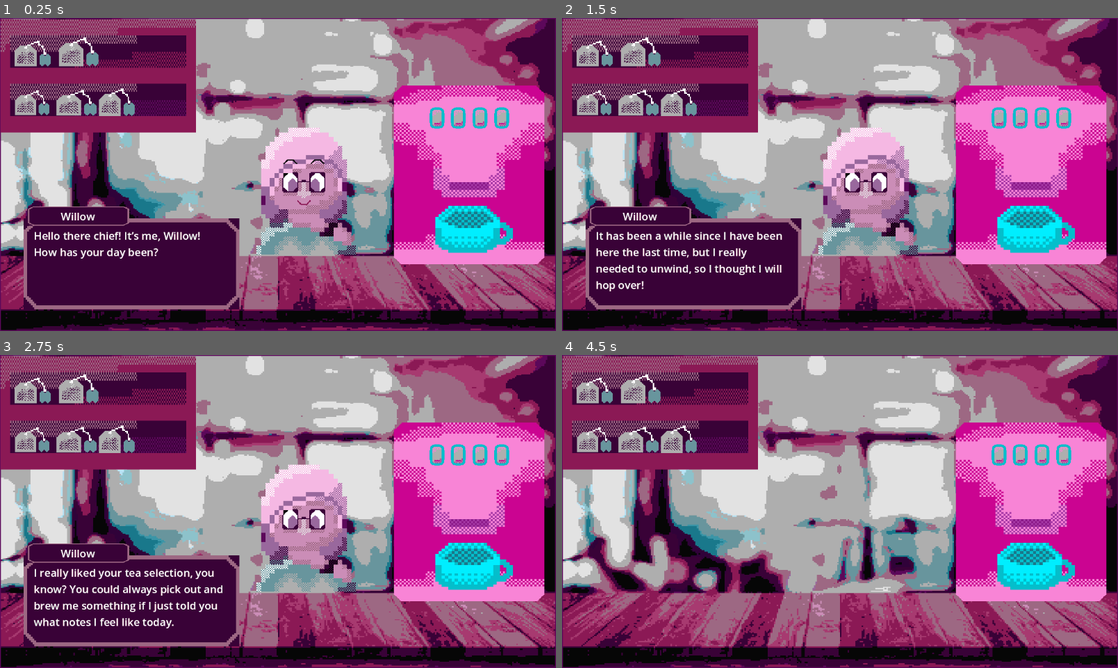
Above: before the commit, frames 1-4 (two rows, left to right).
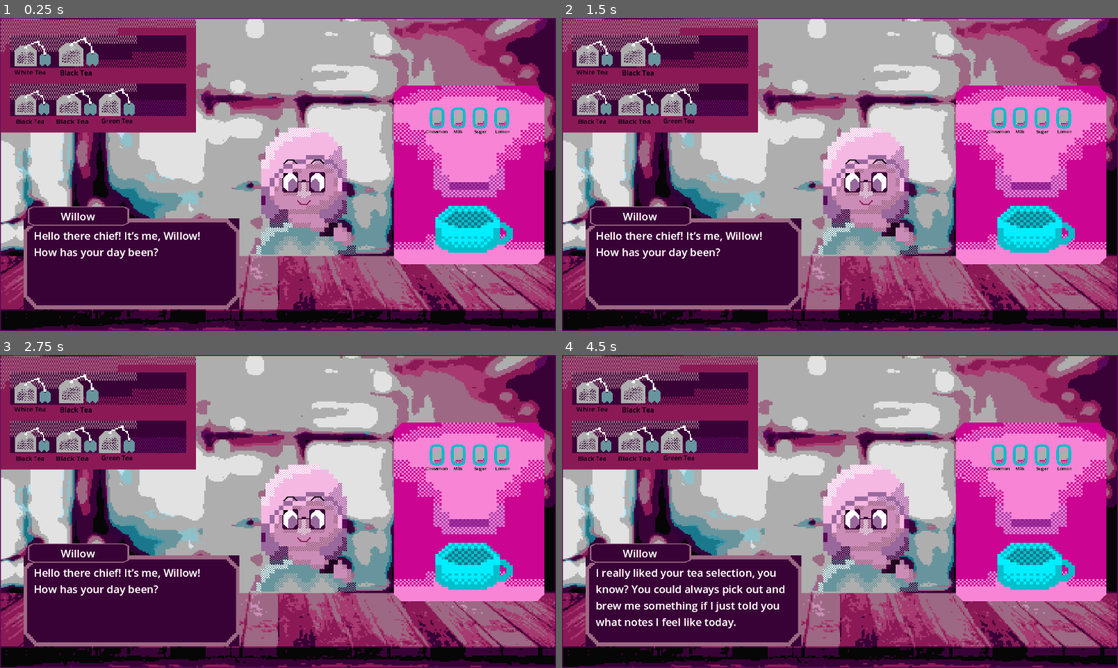
Above: after the commit, the same moments.

Repository: RadiantUwU/WildAndProud2024
Game: Godot game, scene res://scenes/Levels/test.tscn
Same seed, same stepped clock (60 frames per second), same inputs: the game is played once before the commit and once after it.
Inputs (mouse positions are in pixels of both pictures, inside the frame that each line leads up to):
- Up to frame 1 (0.25 s): no input
- Up to frame 2 (1.5 s): click (1001, 118) at 0.52 s; click (1001, 118) at 1.27 s
- Up to frame 3 (2.75 s): click (439, 455) at 2.02 s
- Up to frame 4 (4.5 s): tap Enter at 2.75, 4.25 s; move the mouse to (962, 495) at 2.77 s; click (962, 495) at 2.92 s; tap Space at 3.5 s; drag from (728, 527) to (812, 574) at 3.52 s; move the mouse to (895, 442) at 4.27 s; click (895, 442) at 4.42 s

The runs differ from the first frame. In frame 1, 0.3% of the frame differs, in the area x 2-92%, y 16-100%; in frame 2, 1.9%; in frame 3, 2.2%; in frame 4, 16%.

Commit message:
Add UI stuff idk

Diff:
--- a/scenes/Levels/test.tscn
+++ b/scenes/Levels/test.tscn
@@ -1,16 +1,20 @@
-[gd_scene load_steps=12 format=3 uid="uid://5py8gc3ytdgn"]
+[gd_scene load_steps=14 format=3 uid="uid://5py8gc3ytdgn"]
 
 [ext_resource type="Script" path="res://scripts/test.gd" id="1_kpo86"]
 [ext_resource type="Texture2D" uid="uid://bsl0ei16up5p1" path="res://textures/240_F_277308808_Zg0tLEPhfeu0oamHuUEWEnH0r3i1NmCm.jpg" id="2_mfr41"]
 [ext_resource type="Texture2D" uid="uid://c7lj8aw1ne8fk" path="res://textures/TeaMachine.png" id="3_ug6su"]
 [ext_resource type="Texture2D" uid="uid://doisrcnncdrlo" path="res://textures/Teagame Counter (2).png" id="4_m2eu7"]
 [ext_resource type="Texture2D" uid="uid://bp7ojdfvuq6jd" path="res://textures/TeaMachineButton.png" id="5_8chp2"]
+[ext_resource type="Texture2D" uid="uid://otgppsf48rx0" path="res://textures/VoxelGI.svg" id="6_he3lx"]
 [ext_resource type="Texture2D" uid="uid://c8fg2221shmyo" path="res://textures/Tea cup.png" id="6_s3qth"]
 [ext_resource type="Texture2D" uid="uid://cpcmi0xoc0q08" path="res://textures/Teagame teabag.zip.png" id="7_heehe"]
 [ext_resource type="Texture2D" uid="uid://brsyaibhi8f4e" path="res://textures/Teagame Paisley Default.png" id="8_77ps3"]
 [ext_resource type="Texture2D" uid="uid://bnyb53f3lxsq1" path="res://textures/Dialogue box.png" id="9_ehpko"]
 
 [sub_resource type="CompressedTexture2D" id="CompressedTexture2D_y1xyo"]
+
+[sub_resource type="LabelSettings" id="LabelSettings_0ep8u"]
+font_color = Color(0, 0, 0, 1)
 
 [sub_resource type="ParticleProcessMaterial" id="ParticleProcessMaterial_vuxh2"]
 particle_flag_disable_z = true
@@ -52,20 +56,108 @@
 scale = Vector2(0.235978, 0.223848)
 texture = ExtResource("5_8chp2")
 
+[node name="TextureButton" type="Button" parent="TeaMachine/TeaMachineButton"]
+self_modulate = Color(1, 1, 1, 0)
+anchors_preset = 15
+anchor_right = 1.0
+anchor_bottom = 1.0
+offset_left = -32.0
+offset_top = -51.0
+offset_right = -32.0
+offset_bottom = -51.0
+grow_horizontal = 2
+grow_vertical = 2
+
+[node name="Label" type="Label" parent="TeaMachine/TeaMachineButton"]
+texture_filter = 4
+offset_left = -49.5482
+offset_top = 50.9998
+offset_right = 30.4518
+offset_bottom = 73.9998
+scale = Vector2(1.182, 1.182)
+text = "Cinnamon"
+label_settings = SubResource("LabelSettings_0ep8u")
+
 [node name="TeaMachineButton2" type="Sprite2D" parent="TeaMachine"]
 position = Vector2(-11.2051, -61.2325)
 scale = Vector2(0.235978, 0.223848)
 texture = ExtResource("5_8chp2")
 
+[node name="TextureButton" type="Button" parent="TeaMachine/TeaMachineButton2"]
+self_modulate = Color(1, 1, 1, 0)
+anchors_preset = 15
+anchor_right = 1.0
+anchor_bottom = 1.0
+offset_left = -32.0
+offset_top = -51.0
+offset_right = -32.0
+offset_bottom = -51.0
+grow_horizontal = 2
+grow_vertical = 2
+
+[node name="Label" type="Label" parent="TeaMachine/TeaMachineButton2"]
+texture_filter = 4
+offset_left = -18.5808
+offset_top = 50.9998
+offset_right = 61.4192
+offset_bottom = 73.9998
+scale = Vector2(1.182, 1.182)
+text = "Milk"
+label_settings = SubResource("LabelSettings_0ep8u")
+
 [node name="TeaMachineButton3" type="Sprite2D" parent="TeaMachine"]
 position = Vector2(10.7181, -61.2325)
 scale = Vector2(0.235978, 0.223848)
 texture = ExtResource("5_8chp2")
 
+[node name="TextureButton" type="Button" parent="TeaMachine/TeaMachineButton3"]
+self_modulate = Color(1, 1, 1, 0)
+anchors_preset = 15
+anchor_right = 1.0
+anchor_bottom = 1.0
+offset_left = -32.0
+offset_top = -51.0
+offset_right = -32.0
+offset_bottom = -51.0
+grow_horizontal = 2
+grow_vertical = 2
+
+[node name="Label" type="Label" parent="TeaMachine/TeaMachineButton3"]
+texture_filter = 4
+offset_left = -22.7102
+offset_top = 50.9998
+offset_right = 57.2898
+offset_bottom = 73.9998
+scale = Vector2(1.182, 1.182)
+text = "Sugar"
+label_settings = SubResource("LabelSettings_0ep8u")
+
 [node name="TeaMachineButton4" type="Sprite2D" parent="TeaMachine"]
 position = Vector2(32.6411, -61.2325)
 scale = Vector2(0.235978, 0.223848)
 texture = ExtResource("5_8chp2")
+
+[node name="TextureButton" type="Button" parent="TeaMachine/TeaMachineButton4"]
+self_modulate = Color(1, 1, 1, 0)
+anchors_preset = 15
+anchor_right = 1.0
+anchor_bottom = 1.0
+offset_left = -32.0
+offset_top = -51.0
+offset_right = -32.0
+offset_bottom = -51.0
+grow_horizontal = 2
+grow_vertical = 2
+
+[node name="Label" type="Label" parent="TeaMachine/TeaMachineButton4"]
+texture_filter = 4
+offset_left = -26.839
+offset_top = 50.9998
+offset_right = 53.161
+offset_bottom = 73.9998
+scale = Vector2(1.182, 1.182)
+text = "Lemon"
+label_settings = SubResource("LabelSettings_0ep8u")
 
 [node name="TeaCup" type="Sprite2D" parent="TeaMachine"]
 position = Vector2(-1.46143, 45.1461)
@@ -80,6 +172,14 @@
 lifetime = 1.14
 fixed_fps = 60
 
+[node name="VoxelGi" type="Sprite2D" parent="TeaMachine"]
+modulate = Color(0, 0, 0, 0.333333)
+texture_filter = 1
+position = Vector2(-155.898, 161.384)
+rotation = 0.521853
+scale = Vector2(0.25, 0.109)
+texture = ExtResource("6_he3lx")
+
 [node name="TeagameCounter(2)" type="Sprite2D" parent="."]
 position = Vector2(203.5, 211)
 scale = Vector2(0.421875, 0.695)
@@ -90,15 +190,81 @@
 scale = Vector2(1.65741, 1.02855)
 texture = ExtResource("7_heehe")
 
+[node name="TextureButton" type="Button" parent="TeagameCounter(2)/TeagameTeabag_zip"]
+self_modulate = Color(1, 1, 1, 0)
+anchors_preset = 15
+anchor_right = 1.0
+anchor_bottom = 1.0
+offset_left = -33.0
+offset_top = 25.0
+offset_right = -183.0
+offset_bottom = -151.0
+grow_horizontal = 2
+grow_vertical = 2
+
+[node name="Label" type="Label" parent="TeagameCounter(2)/TeagameTeabag_zip"]
+texture_filter = 4
+offset_left = -25.743
+offset_top = 104.918
+offset_right = 54.257
+offset_bottom = 127.918
+scale = Vector2(1.182, 1.182)
+text = "Green Tea"
+label_settings = SubResource("LabelSettings_0ep8u")
+
 [node name="TeagameTeabag_zip2" type="Sprite2D" parent="TeagameCounter(2)"]
 position = Vector2(-356.741, -258.993)
 scale = Vector2(1.69445, 0.961106)
 texture = ExtResource("7_heehe")
 
+[node name="TextureButton" type="Button" parent="TeagameCounter(2)/TeagameTeabag_zip2"]
+self_modulate = Color(1, 1, 1, 0)
+anchors_preset = 15
+anchor_right = 1.0
+anchor_bottom = 1.0
+offset_left = -32.1746
+offset_top = 22.4564
+offset_right = -182.175
+offset_bottom = -153.544
+grow_horizontal = 2
+grow_vertical = 2
+
+[node name="Label" type="Label" parent="TeagameCounter(2)/TeagameTeabag_zip2"]
+texture_filter = 4
+offset_left = -32.1746
+offset_top = 107.79
+offset_right = 47.8254
+offset_bottom = 130.79
+scale = Vector2(1.182, 1.182)
+text = "White Tea"
+label_settings = SubResource("LabelSettings_0ep8u")
+
 [node name="TeagameTeabag_zip3" type="Sprite2D" parent="TeagameCounter(2)"]
 position = Vector2(-131.556, -271.942)
 scale = Vector2(1.86111, 1.07914)
 texture = ExtResource("7_heehe")
+
+[node name="TextureButton" type="Button" parent="TeagameCounter(2)/TeagameTeabag_zip3"]
+self_modulate = Color(1, 1, 1, 0)
+anchors_preset = 15
+anchor_right = 1.0
+anchor_bottom = 1.0
+offset_left = -33.1142
+offset_top = 23.9995
+offset_right = -183.114
+offset_bottom = -152.001
+grow_horizontal = 2
+grow_vertical = 2
+
+[node name="Label" type="Label" parent="TeagameCounter(2)/TeagameTeabag_zip3"]
+texture_filter = 4
+offset_left = -30.5669
+offset_top = 107.999
+offset_right = 49.4331
+offset_bottom = 130.999
+scale = Vector2(1.182, 1.182)
+text = "Black Tea"
+label_settings = SubResource("LabelSettings_0ep8u")
 
 [node name="TeagameTeabag_zip4" type="Sprite2D" parent="TeagameCounter(2)"]
 z_index = 5
@@ -106,10 +272,54 @@
 scale = Vector2(1.625, 0.911128)
 texture = ExtResource("7_heehe")
 
+[node name="TextureButton" type="Button" parent="TeagameCounter(2)/TeagameTeabag_zip4"]
+self_modulate = Color(1, 1, 1, 0)
+anchors_preset = 15
+anchor_right = 1.0
+anchor_bottom = 1.0
+offset_left = -33.5516
+offset_top = 23.6885
+offset_right = -183.552
+offset_bottom = -152.312
+grow_horizontal = 2
+grow_vertical = 2
+
+[node name="Label" type="Label" parent="TeagameCounter(2)/TeagameTeabag_zip4"]
+texture_filter = 4
+offset_left = -29.1755
+offset_top = 110.544
+offset_right = 50.8245
+offset_bottom = 133.544
+scale = Vector2(1.182, 1.182)
+text = "Black Tea"
+label_settings = SubResource("LabelSettings_0ep8u")
+
 [node name="TeagameTeabag_zip5" type="Sprite2D" parent="TeagameCounter(2)"]
 position = Vector2(-145.777, -112.23)
 scale = Vector2(1.87963, 0.956698)
 texture = ExtResource("7_heehe")
+
+[node name="TextureButton" type="Button" parent="TeagameCounter(2)/TeagameTeabag_zip5"]
+self_modulate = Color(1, 1, 1, 0)
+anchors_preset = 15
+anchor_right = 1.0
+anchor_bottom = 1.0
+offset_left = -32.7886
+offset_top = 24.0634
+offset_right = -182.789
+offset_bottom = -151.937
+grow_horizontal = 2
+grow_vertical = 2
+
+[node name="Label" type="Label" parent="TeagameCounter(2)/TeagameTeabag_zip5"]
+texture_filter = 4
+offset_left = -32.7886
+offset_top = 108.286
+offset_right = 47.2114
+offset_bottom = 131.286
+scale = Vector2(1.182, 1.182)
+text = "Black Tea"
+label_settings = SubResource("LabelSettings_0ep8u")
 
 [node name="TeagamePaisleyDefault" type="Sprite2D" parent="."]
 visible = false
--- /dev/null
+++ b/textures/Close.svg
@@ -0,0 +1 @@
+<svg height="16" viewBox="0 0 16 16" width="16" xmlns="http://www.w3.org/2000/svg"><path d="m3 3 10 10M3 13 13 3" fill="none" stroke="#e0e0e0" stroke-width="2"/></svg>
--- /dev/null
+++ b/textures/GuiChecked.svg
@@ -0,0 +1 @@
+<svg height="16" viewBox="0 0 16 16" width="16" xmlns="http://www.w3.org/2000/svg"><rect x="1" y="1" rx="2.33" height="14" width="14" fill="#699ce8"/><path d="M11.5 3.734 5.89 9.346 4.185 7.665l-1.5 1.499 3.204 3.18L13 5.235z" fill="#fff"/></svg>
--- /dev/null
+++ b/textures/VoxelGI.svg
@@ -0,0 +1 @@
+<svg height="16" viewBox="0 0 16 16" width="16" xmlns="http://www.w3.org/2000/svg"><path d="M2 1a1 1 0 0 0-1 1v12a1 1 0 0 0 1 1h4v-2H3V3h9V1zm7 11a1 1 0 0 0 1 1h2a1 1 0 0 0 1-1v-.541a4 4 0 1 0-4 0zm2-6a2 2 0 0 1 0 4 2 2 0 0 1 0-4zm-1 8v1h2v-1z" fill="#fc7f7f"/></svg>
Not shown, added: textures/Close.svg.import
Not shown, added: textures/GuiChecked.svg.import
Not shown, added: textures/VoxelGI.svg.import
